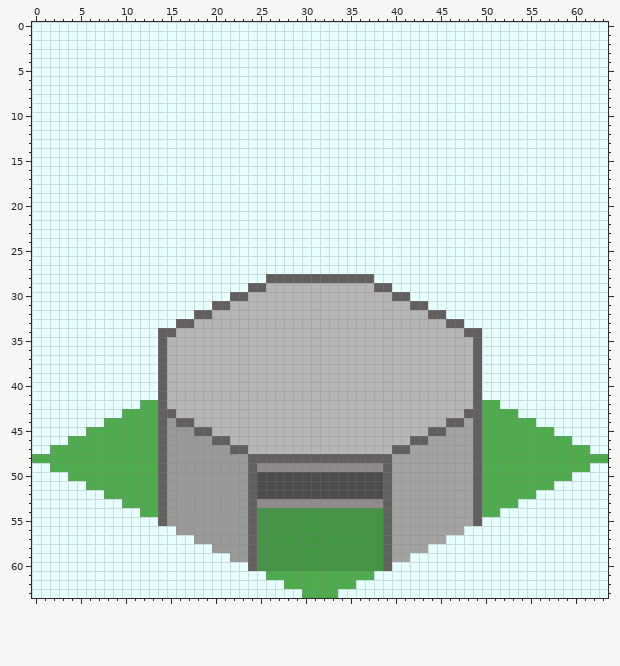
A pixel-art sprite gets an edit: source/png/Subway_Station_Gateway_TimeTower.png. Above: the version before the commit.
The file is 64x64 pixels. Colours within 5 levels of each other are drawn and written as one.
And afterwards:
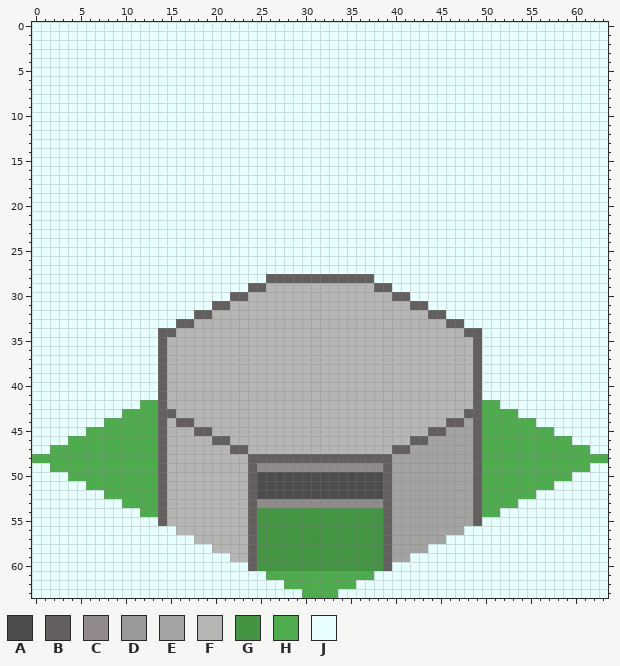
Palette (. is transparent): A #4d4d4d  B #645f5f  C #918a8a  D #999999  E #a3a3a1  F #b5b5b3  G #439443  H #4eac4e  J #e7ffff
Diff:
y 44: x 15 D -> F
y 45: x 15..17 DDD -> FFF
y 46: x 15..19 DDDDD -> FFFFF
y 47: x 15..21 DDDDDDD -> FFFFFFF
y 48..55: x 15..23 DDDDDDDDD -> FFFFFFFFF
y 56: x 16..23 DDDDDDDD -> FFFFFFFF
y 57: x 18..23 DDDDDD -> FFFFFF
y 58: x 20..23 DDDD -> FFFF
y 59: x 22..23 DD -> FF
